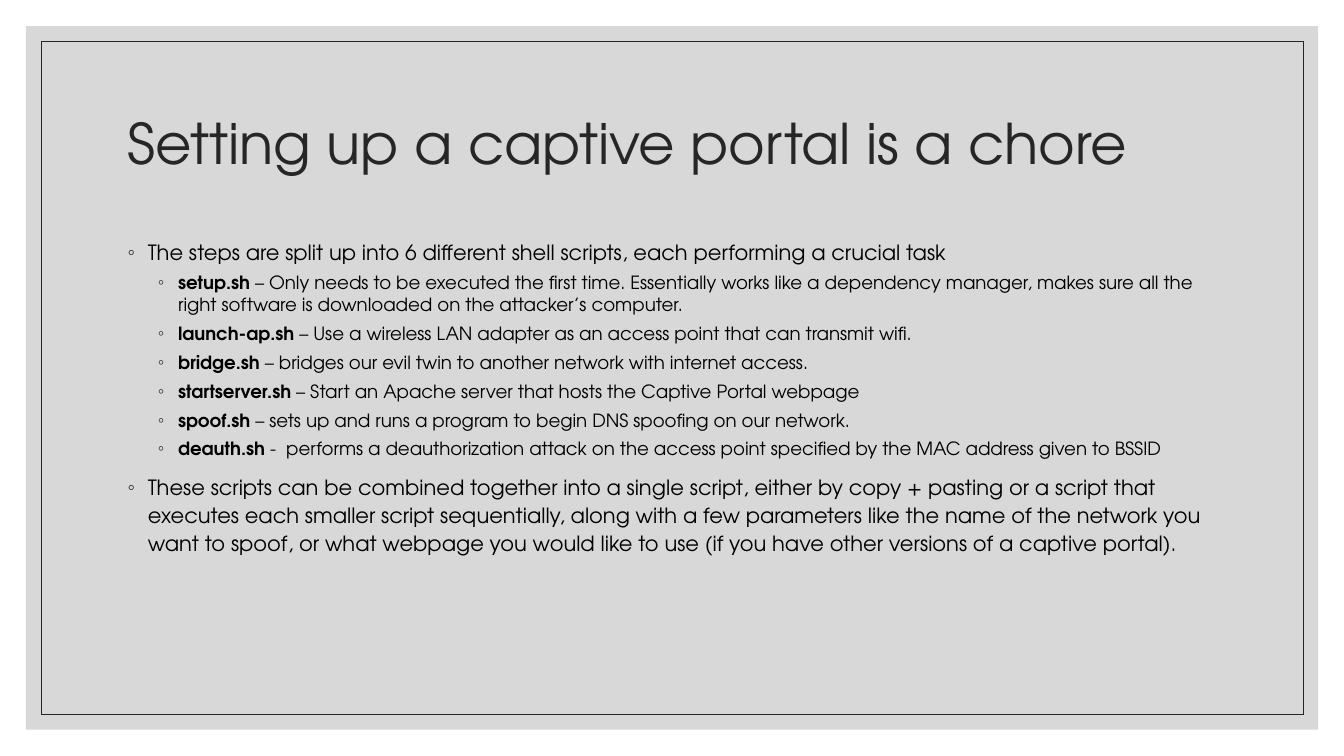
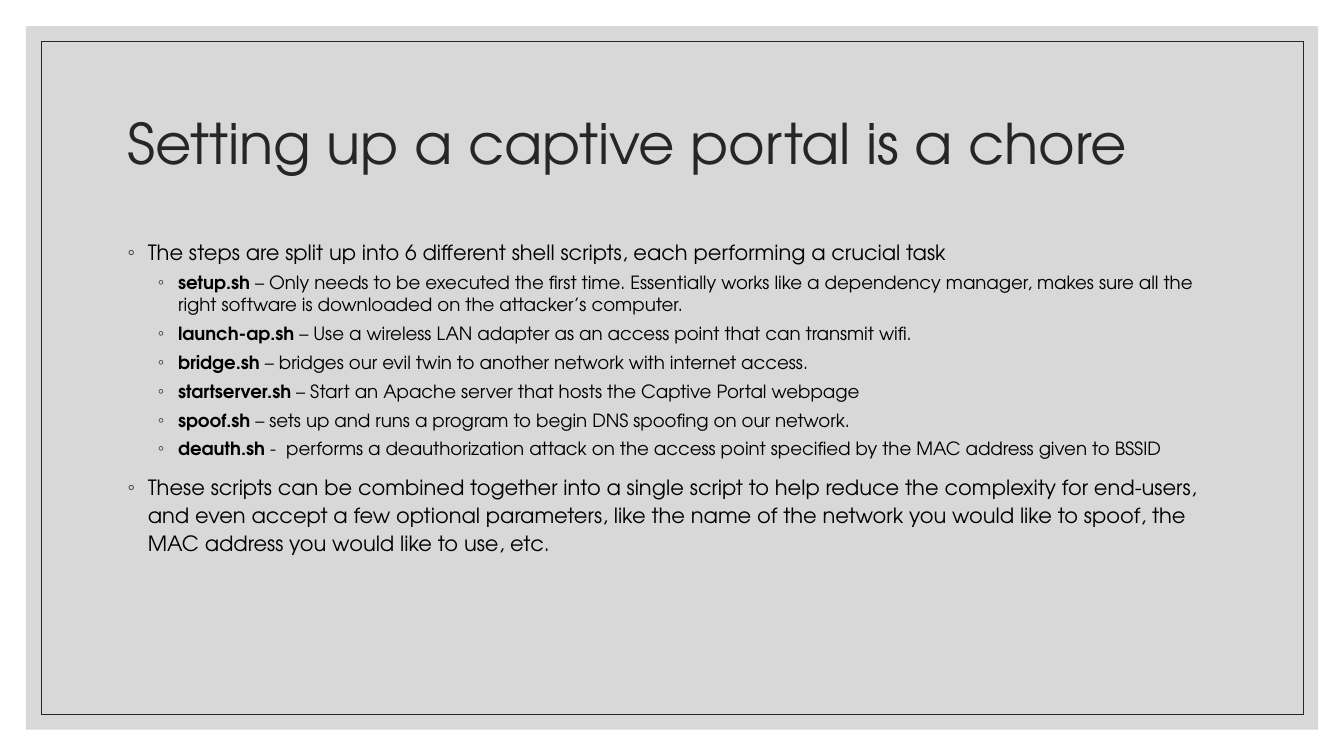
Before and after one commit to JulianKeller/cs425-backdoor, a slide deck: slide 5 of Documents/Remote_attacks_and_backdoors.pptx. Drawn at 1344x756 pixels with LibreOffice and Linux fonts; fonts in the diff are those of the drawing. Boxes give left, top, right and bottom in pixels: in the first picture for what was removed or moved away, otherwise in the second. Text is boxed around its words. In the diff, an @@ line names an element or a change of style, - is before the commit and + after.

```diff
--- a/Documents/Remote_attacks_and_backdoors.pptx
+++ b/Documents/Remote_attacks_and_backdoors.pptx
@@ text at [148, 479, 1197, 555]: text changed @@
-◦ These scripts can be combined together into a single script, either by copy + pasting or a script that executes each smaller script sequentially, along with a few parameters like the name of the network you want to spoof, or what webpage you would like to use (if you have other versions of a captive portal).
+◦ These scripts can be combined together into a single script to help reduce the complexity for end-users, and even accept a few optional parameters, like the name of the network you would like to spoof, the MAC address you would like to use, etc.
```
Also in this commit, not shown: 5 other slides changed, 1 slide added.
